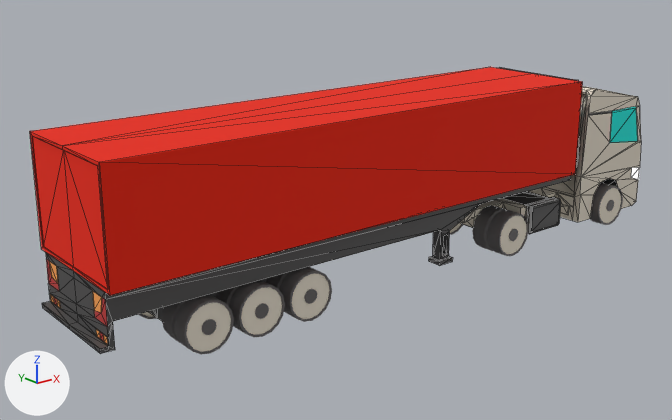
Two versions of the glTF model truck_1.glb, one commit apart.
Rendered twice from a 50 mm lens placed at (-0.297, -0.317, 0.161), pointed at (-0.033, 0.014, 0.029). Lighting does not change. The marker at lower left points along +X, +Y and +Z. Mesh edges are drawn as thin lines on the coarser meshes. Where no turn or scale is listed for an object, it has been applied to the vertices.
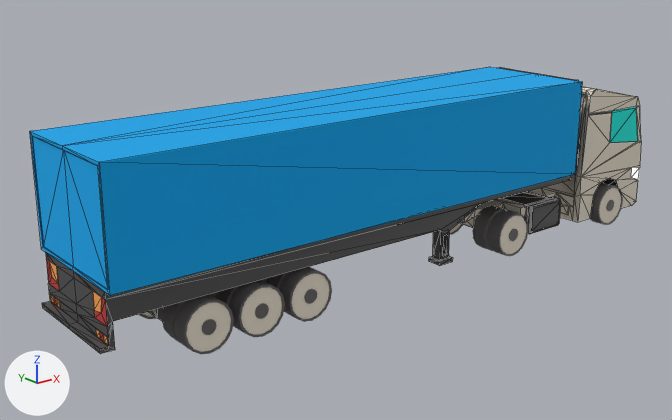
Location of each change, (x1, y1, x2, y2) in pixels of the pictures (672 x 420 px):
'Object_9.002', recoloured
    both: (30, 67, 583, 295)

The edits, one by one:
Material 'TruckWhiteBody.001' (mat_truckwhitebody_001) changes colour from red #ec2200 to cyan #00a7ec; in linear values from (0.841, 0.0158, 0.0) to (0.0, 0.385, 0.842).
